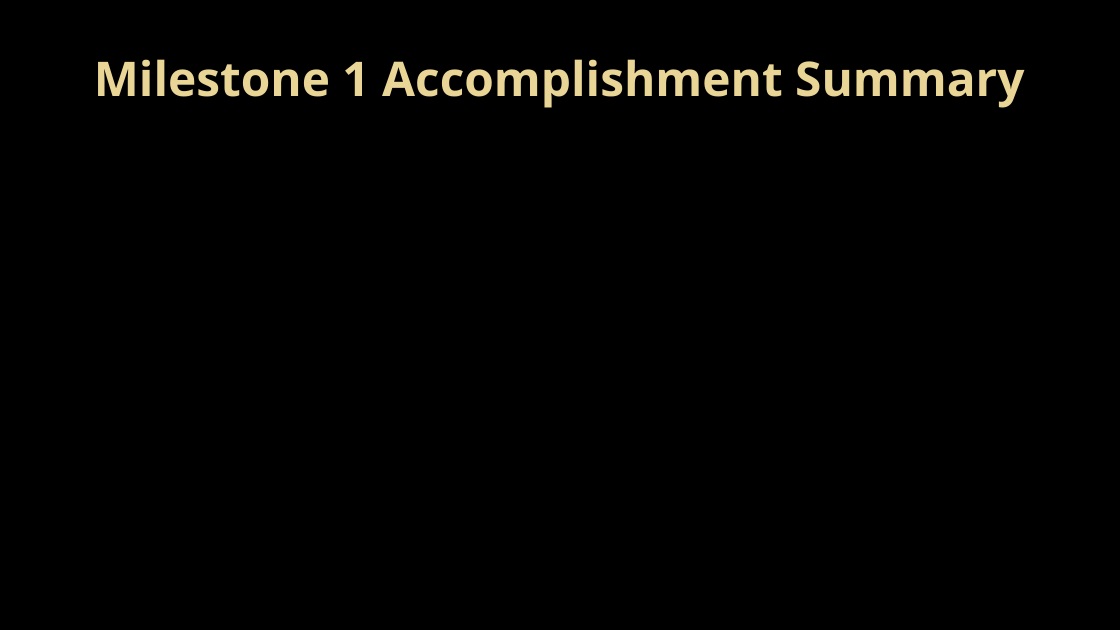
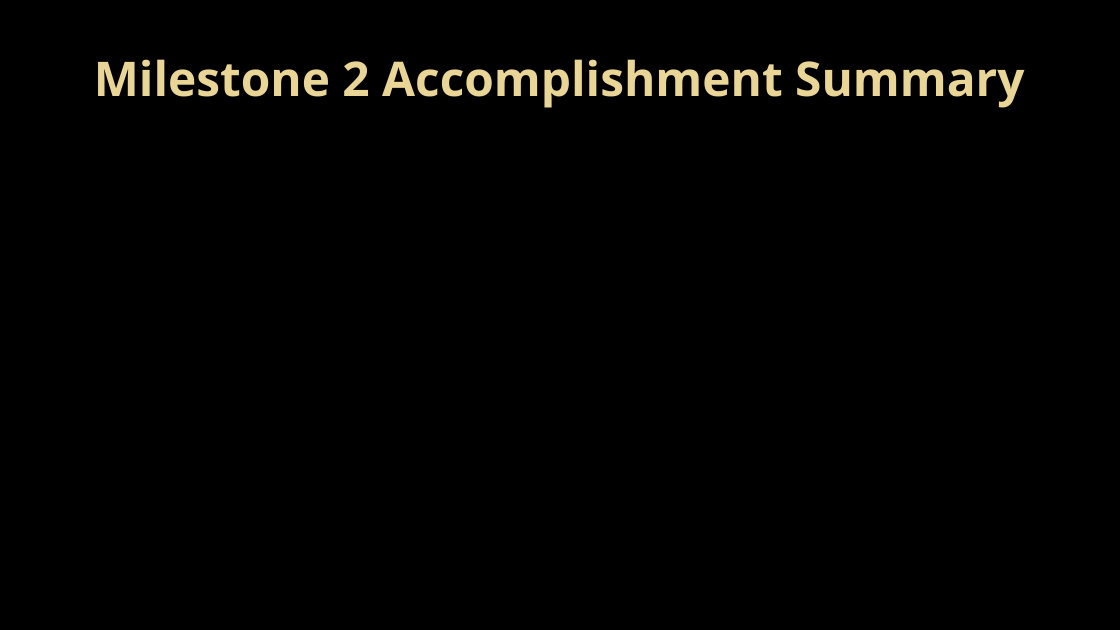
Before and after one commit to Topgun122104/SeniorProj, a slide deck: slide 3 of Documents/Presentations/Milestone 2 presentation.pptx (slide 4 before the commit). Drawn at 1120x630 pixels with LibreOffice and Linux fonts; fonts in the diff are those of the drawing; background and template pictures are left out. Boxes give left, top, right and bottom in pixels: in the first picture for what was removed or moved away, otherwise in the second. Text is boxed around its words. In the diff, an @@ line names an element or a change of style, - is before the commit and + after.

```diff
--- a/Documents/Presentations/Milestone 2 presentation.pptx
+++ b/Documents/Presentations/Milestone 2 presentation.pptx
@@ title at <box>94,59,1024,108</box>: text changed @@
-Milestone 1 Accomplishment Summary
+Milestone 2 Accomplishment Summary
```
Also in this commit, not shown: 8 other slides changed, 3 slides added, 4 slides removed.
